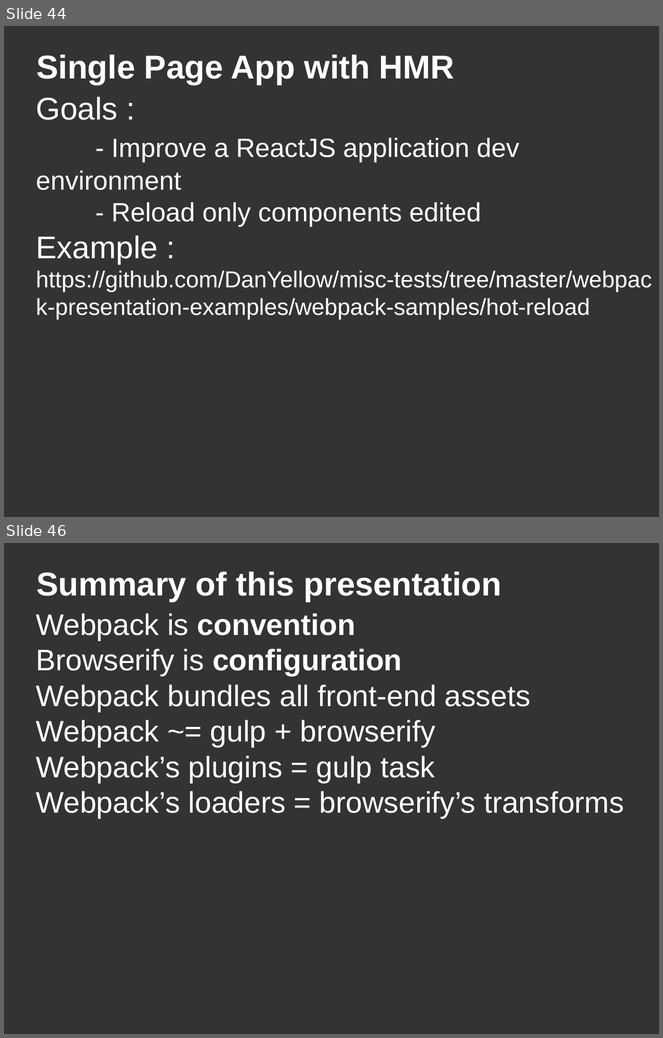
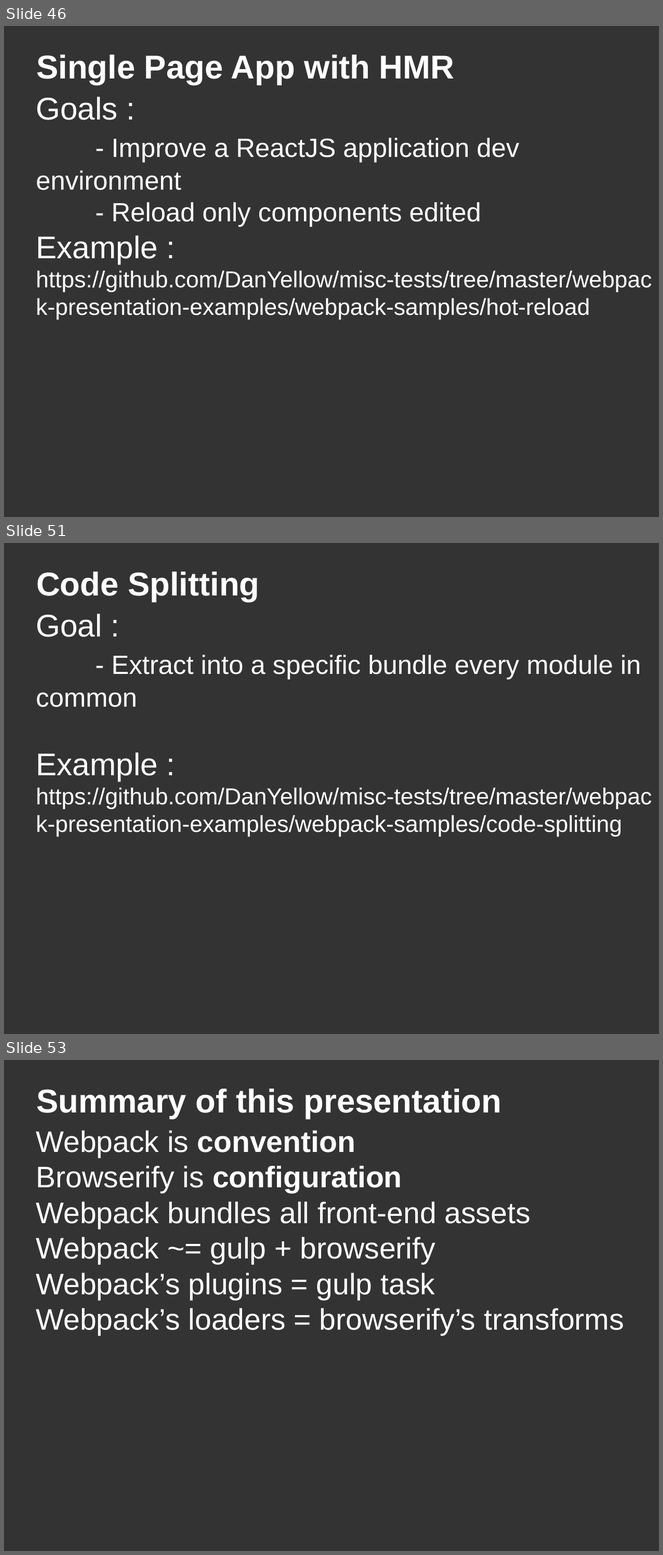
Before and after one commit to DanYellow/misc-tests, a slide deck: webpack-presentation-examples/webpack-presentation.odp. Shown one above the other, each under a label of ours: slides 44 and 46 before the commit, slides 46, 51 and 53 after it; the slides between them are not shown. The pictures are 663x1038 and 663x1555 pixels, drawn with LibreOffice and Linux fonts; fonts in the diff are those of the drawing. Boxes give left, top, right and bottom in pixels: in the first picture for what was removed or moved away, otherwise in the second. Text is boxed around its words. In the diff, an @@ line names an element or a change of style, - is before the commit and + after.

```diff
--- a/webpack-presentation-examples/webpack-presentation.odp
+++ b/webpack-presentation-examples/webpack-presentation.odp
@@ slide 51 added at (x1=4, y1=543, x2=659, y2=1034), background #333333 @@
@@ title added at (x1=36, y1=572, x2=259, y2=602), 40 pt, text #FFFFFF, bold @@
+Code Splitting
@@ title added at (x1=36, y1=614, x2=652, y2=837), 28 pt, text #FFFFFF @@
+Goal :
+- Extract into a specific bundle every module in common
+Example :
+https://github.com/DanYellow/misc-tests/tree/master/webpack-presentation-examples/webpack-samples/code-splitting
@@ what was slide 44 is now slide 46 @@
@@ what was slide 46 is now slide 53 @@
```
Also in this commit, not shown: 5 slides changed, 6 other slides added, 22 other files.
